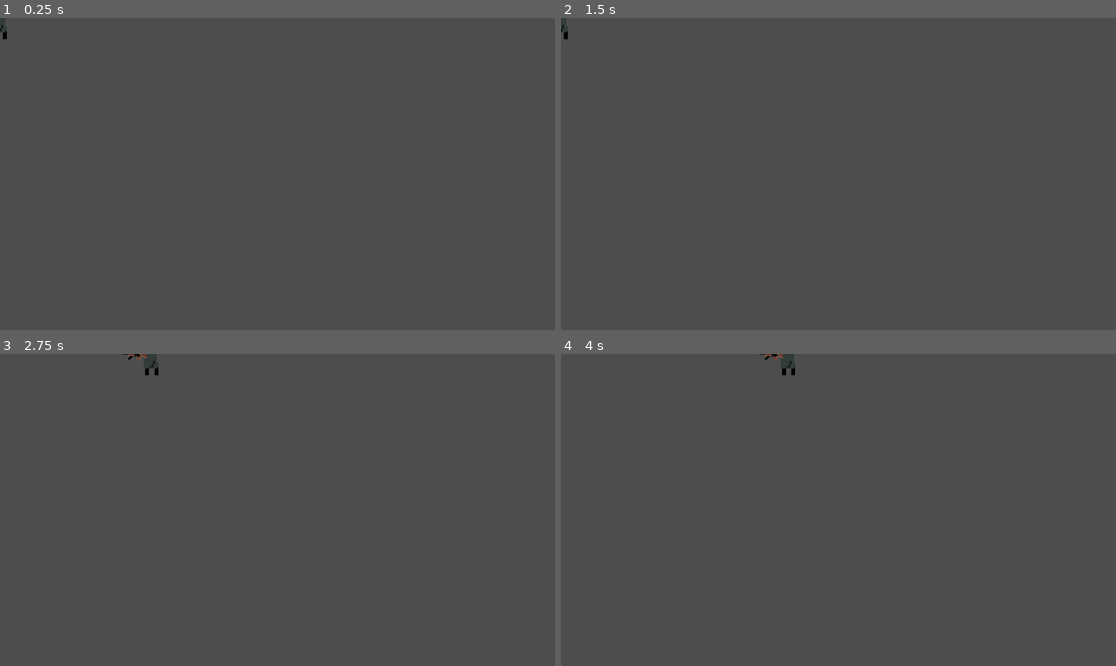
Above: before the commit, frames 1-4 (two rows, left to right).
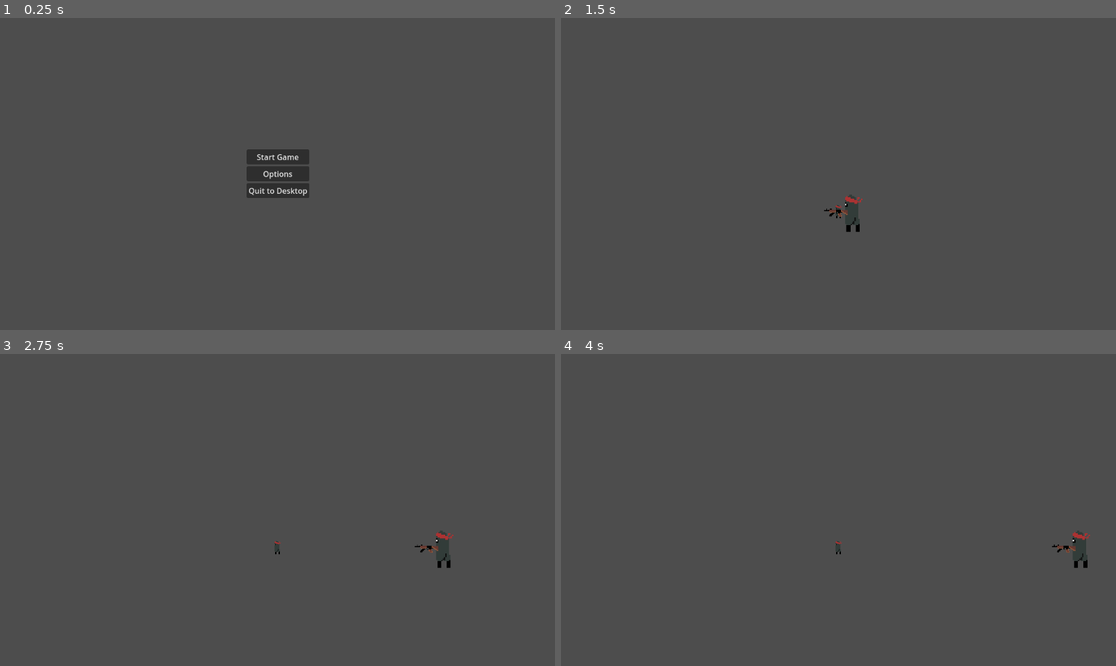
Above: after the commit, the same moments.

Repository: bwoodward523/Sporo
Game: Godot game, scene res://Menu.tscn
Same seed, same stepped clock (60 frames per second), same inputs: the game is played once before the commit and once after it. Before the commit the project starts from res://Scenes/player.tscn.
Inputs (mouse positions are in pixels of both pictures, inside the frame that each line leads up to):
- Up to frame 1 (0.25 s): no input
- Up to frame 2 (1.5 s): click (838, 174) at 0.5 s, where only the run after the commit has a clickable "Options"; click (838, 158) at 1.25 s, where only the run after the commit has a clickable "Start Game"
- Up to frame 3 (2.75 s): tap Enter (ui_accept) at 2, 2.27 s; move the mouse to (399, 494) at 2.02 s; hold D (moveRight) from 2.03 s (still down); click (399, 494) at 2.1 s
- Up to frame 4 (4 s): move the mouse to (727, 525) at 2.77 s; click (727, 525) at 2.85 s; tap Enter (ui_accept) at 3.02 s; move the mouse to (894, 441) at 3.52 s; release D (moveRight) at 3.53 s; hold A (moveLeft) from 3.53 s (still down); click (894, 441) at 3.6 s

The runs differ from the first frame. In frame 1, 1.6% of the frame differs, in the area x 0-56%, y 0-58%; in frame 2, 0.4%; in frame 3, 0.5%; in frame 4, 0.5%.

Commit message:
Added main menu

Diff:
--- /dev/null
+++ b/Menu.gd
@@ -0,0 +1,16 @@
+extends Control
+
+
+
+func _on_play_pressed():
+	get_tree().change_scene_to_file("res://TestWorld.tscn")
+
+
+
+func _on_options_pressed():
+	pass # Replace with function body.
+
+
+
+func _on_exit_pressed():
+	get_tree().quit()
--- /dev/null
+++ b/Menu.tscn
@@ -0,0 +1,44 @@
+[gd_scene load_steps=2 format=3 uid="uid://blryoimq6tbed"]
+
+[ext_resource type="Script" path="res://Menu.gd" id="1_bpp5d"]
+
+[node name="Menu" type="Control"]
+layout_direction = 1
+layout_mode = 3
+anchors_preset = 8
+anchor_left = 0.5
+anchor_top = 0.5
+anchor_right = 0.5
+anchor_bottom = 0.5
+grow_horizontal = 2
+grow_vertical = 2
+size_flags_horizontal = 3
+size_flags_vertical = 3
+script = ExtResource("1_bpp5d")
+
+[node name="MarginContainer" type="MarginContainer" parent="."]
+layout_mode = 0
+offset_left = -64.0
+offset_top = -51.0
+offset_right = 66.0
+offset_bottom = 50.0
+
+[node name="VBoxContainer" type="VBoxContainer" parent="MarginContainer"]
+layout_mode = 2
+alignment = 1
+
+[node name="Play" type="Button" parent="MarginContainer/VBoxContainer"]
+layout_mode = 2
+text = "Start Game"
+
+[node name="Options" type="Button" parent="MarginContainer/VBoxContainer"]
+layout_mode = 2
+text = "Options"
+
+[node name="Exit" type="Button" parent="MarginContainer/VBoxContainer"]
+layout_mode = 2
+text = "Quit to Desktop"
+
+[connection signal="pressed" from="MarginContainer/VBoxContainer/Play" to="." method="_on_play_pressed"]
+[connection signal="pressed" from="MarginContainer/VBoxContainer/Options" to="." method="_on_options_pressed"]
+[connection signal="pressed" from="MarginContainer/VBoxContainer/Exit" to="." method="_on_exit_pressed"]
--- /dev/null
+++ b/QuitGame.gd
@@ -0,0 +1 @@
+extends Button
--- a/TestWorld.tscn
+++ b/TestWorld.tscn
@@ -1,6 +1,7 @@
-[gd_scene load_steps=3 format=3 uid="uid://dhmsoifjhyut7"]
+[gd_scene load_steps=4 format=3 uid="uid://dhmsoifjhyut7"]
 
 [ext_resource type="Texture2D" uid="uid://m81oyjg0p6o2" path="res://BootyNinja.png" id="1_54hcg"]
+[ext_resource type="PackedScene" uid="uid://dn6uq6347k7k8" path="res://Scenes/player.tscn" id="2_qtbt2"]
 
 [sub_resource type="CircleShape2D" id="CircleShape2D_nbjoh"]
 radius = 20.0
@@ -14,3 +15,5 @@
 
 [node name="Sprite2D" type="Sprite2D" parent="."]
 texture = ExtResource("1_54hcg")
+
+[node name="CharacterBody2D" parent="." instance=ExtResource("2_qtbt2")]
--- a/project.godot
+++ b/project.godot
@@ -11,7 +11,7 @@
 [application]
 
 config/name="2DTopDownShooter"
-run/main_scene="res://Scenes/player.tscn"
+run/main_scene="res://Menu.tscn"
 config/features=PackedStringArray("4.2", "Forward Plus")
 config/icon="res://icon.svg"
 
